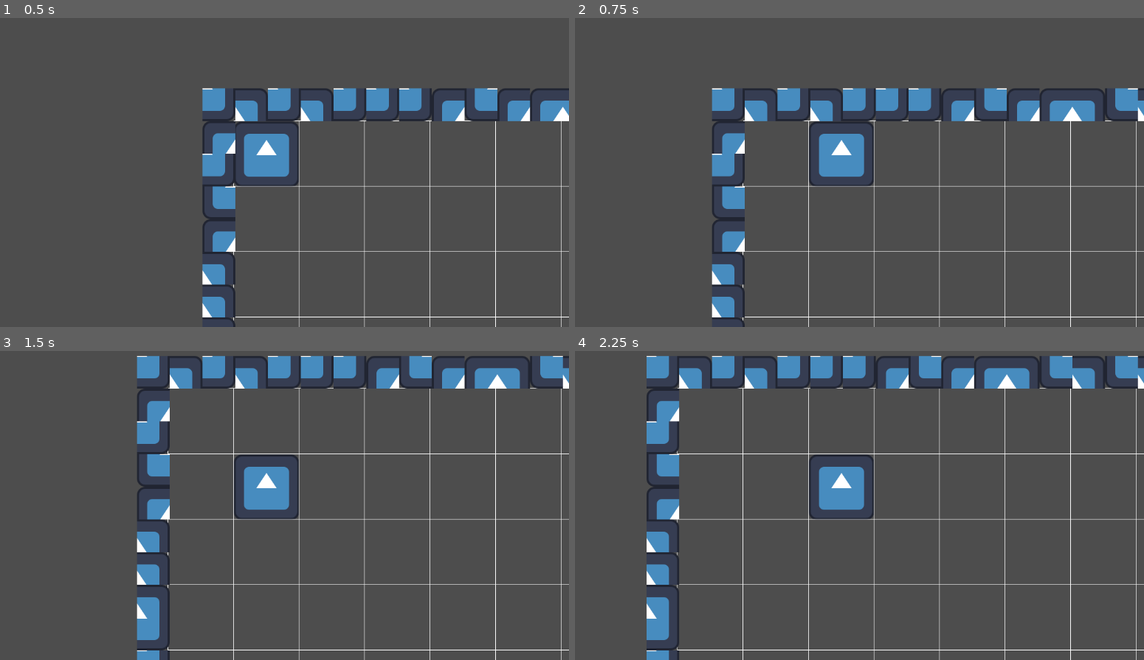
Above: before the commit, frames 1-4 (two rows, left to right).
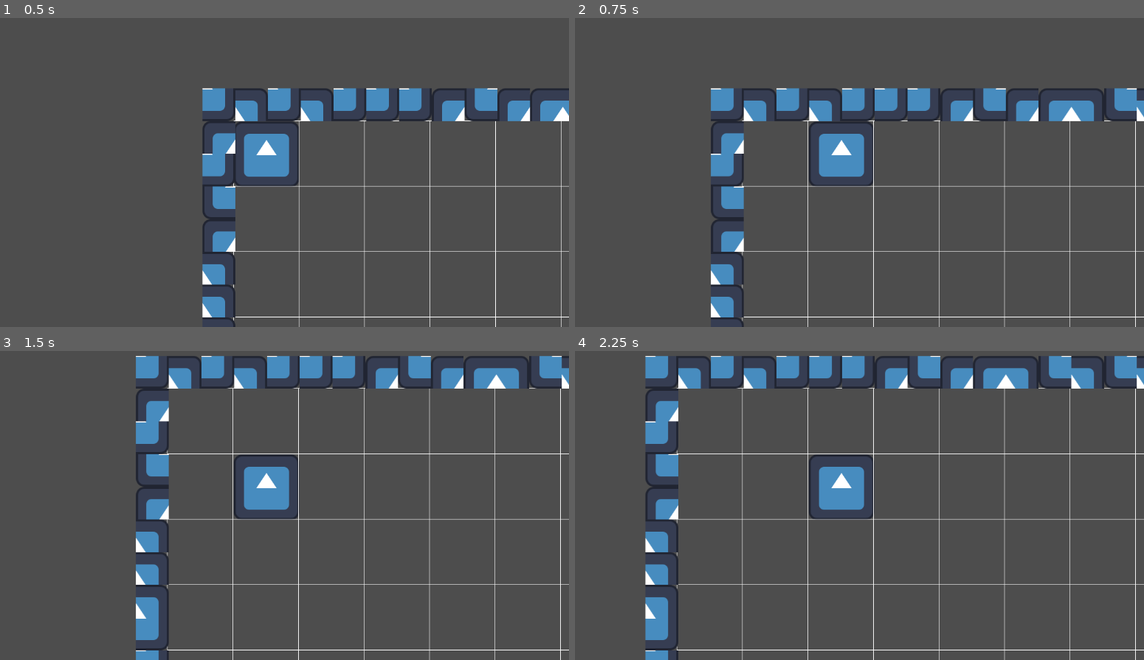
Above: after the commit, the same moments.

Repository: HarrisonDeurwaarder/Liu-Qi-Productions-OGPC-25-26
Game: Godot game, scene res://Scenes/world.tscn
Two runs of this game, one before a commit and one after it. Both use one fixed random seed, a clock stepped at 60 frames per second and the inputs below. The engine's default icon, where the game draws it, is replaced by a stand-in: a white triangle on a blue panel in a dark square.
Inputs:
- Up to frame 1 (0.5 s): no input
- Up to frame 2 (0.75 s): tap Enter at 0.5 s; hold Right (ui_right) from 0.53 s (still down)
- Up to frame 3 (1.5 s): tap Space at 1.25 s; release Right (ui_right) at 1.28 s; hold Down (ui_down) from 1.28 s (still down)
- Up to frame 4 (2.25 s): tap Enter at 2 s; release Down (ui_down) at 2.03 s; hold Right (ui_right) from 2.03 s (still down)

Frame 1 is identical in both runs. In frame 2, 2.2% of the frame differs, in the area x 23-100%, y 22-100%; in frame 3, 2.6%; in frame 4, 3.0%, in the area x 12-100%, y 1-100%.

Commit message:
made it so you cant go through walls

Diff:
--- a/Scenes/world.tscn
+++ b/Scenes/world.tscn
@@ -13,12 +13,17 @@
 texture_region_size = Vector2i(64, 64)
 0:0/next_alternative_id = 2
 0:0/0 = 0
+0:0/0/physics_layer_0/polygon_0/points = PackedVector2Array(-32, -32, 32, -32, 32, 32, -32, 32)
 1:0/0 = 0
+1:0/0/physics_layer_0/polygon_0/points = PackedVector2Array(-32, -32, 32, -32, 32, 32, -32, 32)
 1:1/0 = 0
+1:1/0/physics_layer_0/polygon_0/points = PackedVector2Array(-32, -32, 32, -32, 32, 32, -32, 32)
 0:1/0 = 0
+0:1/0/physics_layer_0/polygon_0/points = PackedVector2Array(-32, -32, 32, -32, 32, 32, -32, 32)
 
 [sub_resource type="TileSet" id="TileSet_8j60k"]
 tile_size = Vector2i(64, 64)
+physics_layer_0/collision_layer = 1
 sources/0 = SubResource("TileSetAtlasSource_8j60k")
 
 [node name="WORLD" type="Node2D"]
